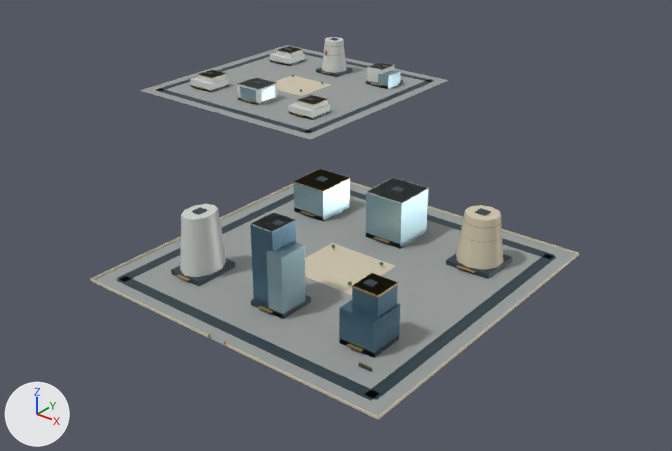
Renders of the glTF model web/public/assets/3d/ampliworld/GC-CITY-2030/GC-TILE-18-16.glb from each side of a commit.
Rendered twice from a 50 mm lens placed at (8706.0, -1838.0, 433.0), pointed at (8056.0, -1025.0, -71.0). Lighting does not change. The marker at lower left points along +X, +Y and +Z. The older version comes first. Where no turn or scale is listed for an object, it has been applied to the vertices. Vertices at exactly the same position are counted once.

The older version as bpy lines, for what is in view:
```python
ob_gc_tile_18_16_blue = bpy.data.objects.new('GC-TILE-18-16-blue', me_mesh_9)
ob_gc_tile_18_16_blue.location = (0.0, 0.0, 0.0)
ob_gc_tile_18_16_dark = bpy.data.objects.new('GC-TILE-18-16-dark', me_mesh_1)
ob_gc_tile_18_16_dark.location = (0.0, 0.0, 0.0)
ob_gc_tile_18_16_glass = bpy.data.objects.new('GC-TILE-18-16-glass', me_mesh_8)
ob_gc_tile_18_16_glass.location = (0.0, 0.0, 0.0)
ob_gc_tile_18_16_gold = bpy.data.objects.new('GC-TILE-18-16-gold', me_mesh_6)
ob_gc_tile_18_16_gold.location = (0.0, 0.0, 0.0)
ob_gc_tile_18_16_ivory = bpy.data.objects.new('GC-TILE-18-16-ivory', me_mesh_2)
ob_gc_tile_18_16_ivory.location = (0.0, 0.0, 0.0)
ob_gc_tile_18_16_paving = bpy.data.objects.new('GC-TILE-18-16-paving', me_mesh_0)
ob_gc_tile_18_16_paving.location = (0.0, 0.0, 0.0)
ob_gc_tile_18_16_white = bpy.data.objects.new('GC-TILE-18-16-white', me_mesh_5)
ob_gc_tile_18_16_white.location = (0.0, 0.0, 0.0)
```
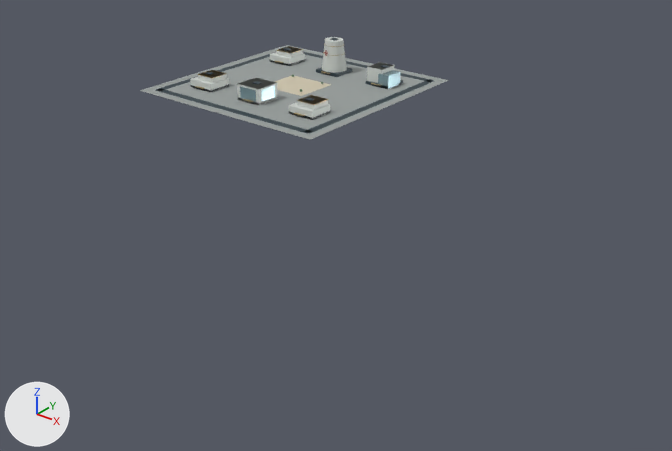
Pixel boxes [x1, y1, x2, y2] of what changed, in the pictures (672 x 451 px):
'GC-TILE-18-16-paving', reshaped (36% narrower, 74% shorter): before [94, 45, 577, 416]; after [140, 45, 449, 140]
'GC-TILE-18-16-dark', reshaped (37% narrower, 74% shorter): before [116, 38, 556, 401]; after [155, 38, 434, 133]
'GC-TILE-18-16-ivory', reshaped: before [90, 76, 579, 420]; after [275, 76, 331, 96]
'GC-TILE-18-16-glass', reshaped (14% narrower, 87% shorter): before [240, 70, 428, 319]; after [240, 70, 401, 102]
'GC-TILE-18-16-white', reshaped (18% narrower, 66% shorter): before [180, 37, 429, 277]; after [190, 37, 395, 119]
'GC-TILE-18-16-blue', deleted (blue): before [250, 213, 400, 358]
'GC-TILE-18-16-gold', reshaped (43% narrower, 77% shorter): before [176, 43, 502, 369]; after [195, 43, 381, 116]
part 1 of me_mesh_0, deleted: before [94, 184, 577, 416]
part 2 of me_mesh_1, deleted: before [116, 176, 556, 401]
part 3 of me_mesh_2, deleted: before [90, 182, 579, 420]
part 4 of me_mesh_5, deleted: before [180, 204, 226, 277]
part 5 of me_mesh_5, deleted: before [250, 212, 296, 232]
part 6 of me_mesh_5, deleted: before [366, 177, 429, 204]
part 7 of me_mesh_6, deleted: before [176, 169, 502, 369]
part 8 of me_mesh_8, deleted: before [267, 169, 428, 319]

Patch to the scene script:
```diff
--- a/web/public/assets/3d/ampliworld/GC-CITY-2030/GC-TILE-18-16.glb.py
+++ b/web/public/assets/3d/ampliworld/GC-CITY-2030/GC-TILE-18-16.glb.py
@@ me_mesh_0 @@
-me_mesh_0.from_pydata(...)  # 16 vertices, 24 faces; spans x 7621.0..8379.0, y -1379.0..-621.0, z 0.0
+me_mesh_0.from_pydata(...)  # 8 vertices, 12 faces; spans x 7621.0..7959.0, y -959.0..-621.0, z 0.0
+# me_mesh_0 part 1: the loose piece of 8 vertices spanning x 8041.0..8379.0, y -1379.0..-1041.0, z 0.0 is deleted
 me_mesh_0.materials.append(mat_paving)
@@ me_mesh_1 @@
-me_mesh_1.from_pydata(...)  # 264 vertices, 396 faces; spans x 7636.0..8364.0, y -1364.0..-636.0, z 0.0..82.0
+me_mesh_1.from_pydata(...)  # 128 vertices, 192 faces; spans x 7636.0..7944.0, y -944.0..-636.0, z 0.0..54.0
+# me_mesh_1 part 2: 17 loose pieces with 136 vertices, spanning x 8056.0..8364.0, y -1364.0..-1056.0, z 0.0..82.0, are deleted
 me_mesh_1.materials.append(mat_dark)
@@ me_mesh_2 @@
-me_mesh_2.from_pydata(...)  # 78 vertices, 124 faces; spans x 7750.0..8380.0, y -1380.0..-754.0, z 0.0..55.0
+me_mesh_2.from_pydata(...)  # 8 vertices, 12 faces; spans x 7750.0..7830.0, y -826.0..-754.0, z 0.0
+# me_mesh_2 part 3: 7 loose pieces with 70 vertices, spanning x 8040.0..8380.0, y -1380.0..-1040.0, z 0.0..55.0, are deleted
 me_mesh_2.materials.append(mat_ivory)
@@ me_mesh_5 @@
-me_mesh_5.from_pydata(...)  # 140 vertices, 224 faces; spans x 7668.0..8232.0, y -1323.0..-678.0, z 0.0..81.0
+me_mesh_5.from_pydata(...)  # 102 vertices, 160 faces; spans x 7668.0..7912.0, y -898.0..-678.0, z 0.0..53.0
+# me_mesh_5 part 4: the loose piece of 22 vertices spanning x 8092.0..8128.0, y -1323.0..-1273.0, z 5.0..63.0 is deleted
+# me_mesh_5 part 5: the loose piece of 8 vertices spanning x 8190.0..8216.0, y -1314.0..-1282.0, z 80.0..81.0 is deleted
+# me_mesh_5 part 6: the loose piece of 8 vertices spanning x 8188.0..8232.0, y -1142.0..-1094.0, z 51.0 is deleted
 me_mesh_5.materials.append(mat_white)
@@ me_mesh_6 @@
-me_mesh_6.from_pydata(...)  # 430 vertices, 708 faces; spans x 7678.0..8339.0, y -1380.0..-679.0, z 0.0..56.0
+me_mesh_6.from_pydata(...)  # 138 vertices, 228 faces; spans x 7678.0..7910.0, y -902.0..-679.0, z 4.0..46.0
+# me_mesh_6 part 7: 26 loose pieces with 292 vertices, spanning x 8089.0..8339.0, y -1380.0..-1095.0, z 0.0..56.0, are deleted
 me_mesh_6.materials.append(mat_gold)
@@ me_mesh_8 @@
-me_mesh_8.from_pydata(...)  # 128 vertices, 192 faces; spans x 7768.0..8232.0, y -1317.0..-686.0, z 0.0..61.0
+me_mesh_8.from_pydata(...)  # 40 vertices, 60 faces; spans x 7768.0..7912.0, y -898.0..-686.0, z 0.0..22.0
+# me_mesh_8 part 8: 11 loose pieces with 88 vertices, spanning x 8089.0..8232.0, y -1317.0..-1094.0, z 0.0..61.0, are deleted
 me_mesh_8.materials.append(mat_glass)
@@ ob_gc_tile_18_16_blue @@
-ob_gc_tile_18_16_blue = bpy.data.objects.new('GC-TILE-18-16-blue', me_mesh_9)
```
